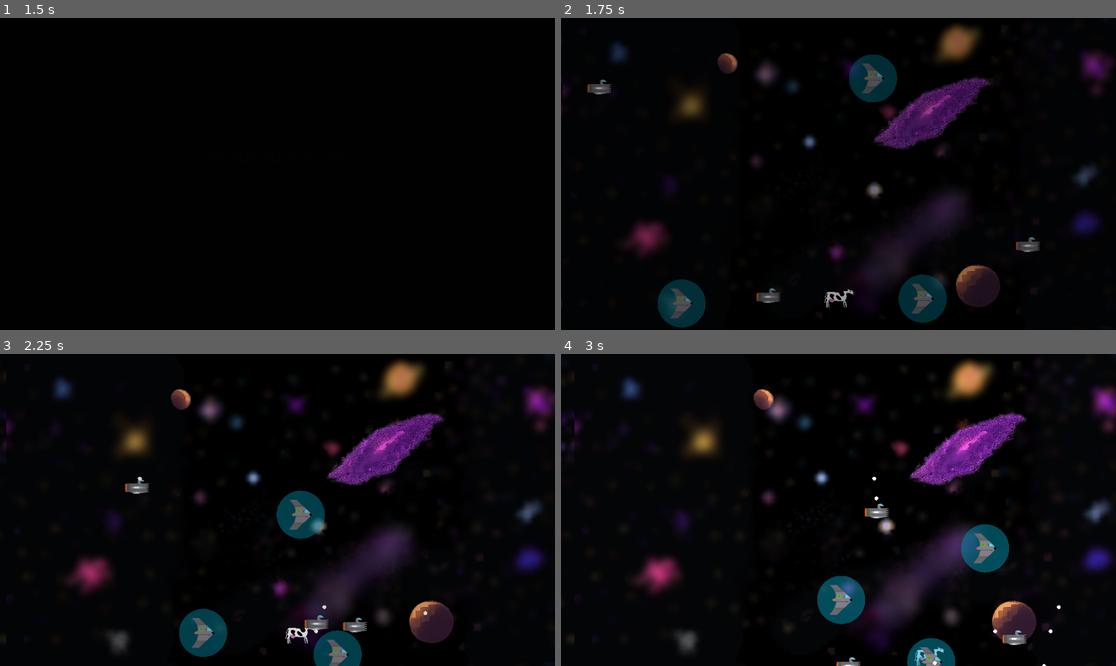
Above: before the commit, frames 1-4 (two rows, left to right).
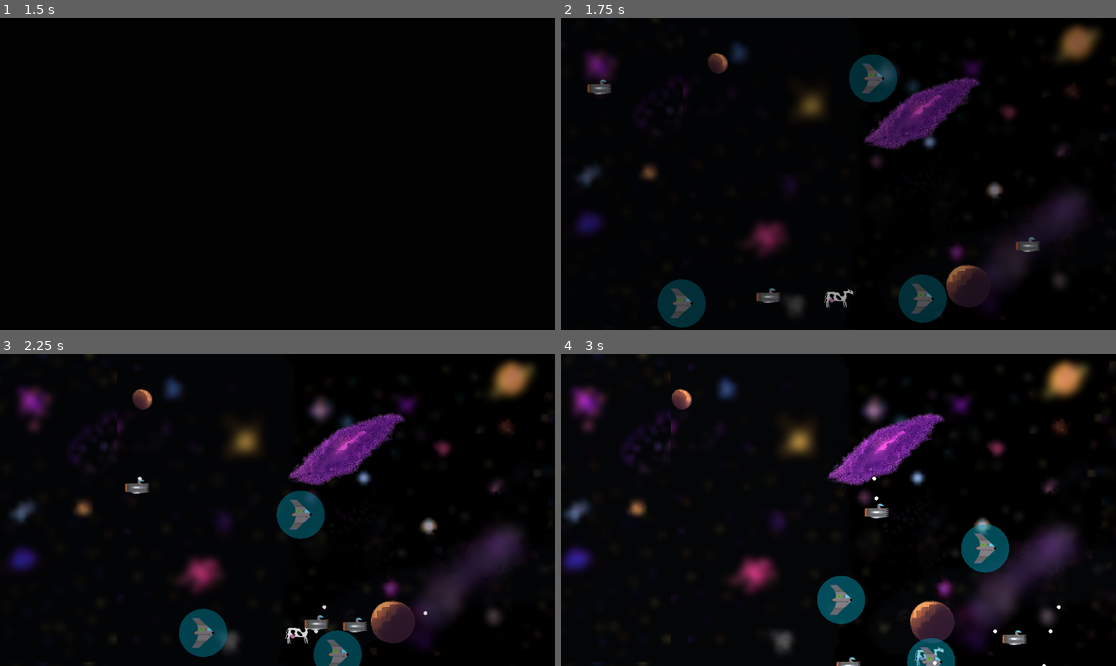
Above: after the commit, the same moments.

Repository: tfmertz/gamedevtv-jam-2026
Game: Godot game, scene res://scene/main.tscn
The game is run twice, just before and just after one commit, with the same random seed, the same clock (stepped at 60 frames per second) and the same inputs.
Inputs:
- Up to frame 1 (1.5 s): click "START" at 0.5 s; click "START" at 1.25 s
- Up to frame 2 (1.75 s): no input
- Up to frame 3 (2.25 s): tap Enter at 2 s; hold D (move_right) from 2.03 s (still down); tap F (cycle_formation) at 2.1 s
- Up to frame 4 (3 s): release D (move_right) at 2.78 s; hold S (move_down) from 2.78 s (still down); tap R (cycle_spacing) at 2.85 s

Frame 1 is identical in both runs. In frame 2, 13% of the frame differs, in the area x 0-100%, y 2-95%; in frame 3, 19%; in frame 4, 22%, in the area x 0-100%, y 0-100%.

Commit message:
Reverse scroll

Diff:
--- a/scene/level.tscn
+++ b/scene/level.tscn
@@ -14,41 +14,41 @@
 [node name="Level" type="Node2D" unique_id=1430583570]
 script = ExtResource("1_u52ul")
 
-[node name="SpaceLayer" type="Parallax2D" parent="."]
+[node name="SpaceLayer" type="Parallax2D" parent="." unique_id=22750423]
 z_index = -100
 scale = Vector2(5, 5)
 scroll_scale = Vector2(0, 0)
-autoscroll = Vector2(20, 0)
 repeat_size = Vector2(256, 128)
+autoscroll = Vector2(-20, 0)
 repeat_times = 8
 
-[node name="Sprite2D" type="Sprite2D" parent="SpaceLayer"]
+[node name="Sprite2D" type="Sprite2D" parent="SpaceLayer" unique_id=34797159]
 texture = ExtResource("2_space1")
 centered = false
 
-[node name="PlanetLayer" type="Parallax2D" parent="."]
+[node name="PlanetLayer" type="Parallax2D" parent="." unique_id=2054582734]
 z_index = -50
 scroll_scale = Vector2(0, 0)
-autoscroll = Vector2(60, 0)
 repeat_size = Vector2(4608, 1500)
+autoscroll = Vector2(-60, 0)
 repeat_times = 4
 
-[node name="PlanetA" type="Sprite2D" parent="PlanetLayer"]
+[node name="PlanetA" type="Sprite2D" parent="PlanetLayer" unique_id=261310031]
 position = Vector2(576, 324)
 scale = Vector2(0.75, 0.75)
 texture = ExtResource("3_planet_a")
 
-[node name="PlanetB" type="Sprite2D" parent="PlanetLayer"]
+[node name="PlanetB" type="Sprite2D" parent="PlanetLayer" unique_id=948153774]
 position = Vector2(1728, 324)
 scale = Vector2(0.75, 0.75)
 texture = ExtResource("4_planet_b")
 
-[node name="PlanetA2" type="Sprite2D" parent="PlanetLayer"]
+[node name="PlanetA2" type="Sprite2D" parent="PlanetLayer" unique_id=915586610]
 position = Vector2(2880, 324)
 scale = Vector2(0.75, 0.75)
 texture = ExtResource("3_planet_a")
 
-[node name="PlanetB2" type="Sprite2D" parent="PlanetLayer"]
+[node name="PlanetB2" type="Sprite2D" parent="PlanetLayer" unique_id=1187481633]
 position = Vector2(4032, 324)
 scale = Vector2(0.75, 0.75)
 texture = ExtResource("4_planet_b")
Not shown: 1 places in scene/level.tscn that only renumber resources
